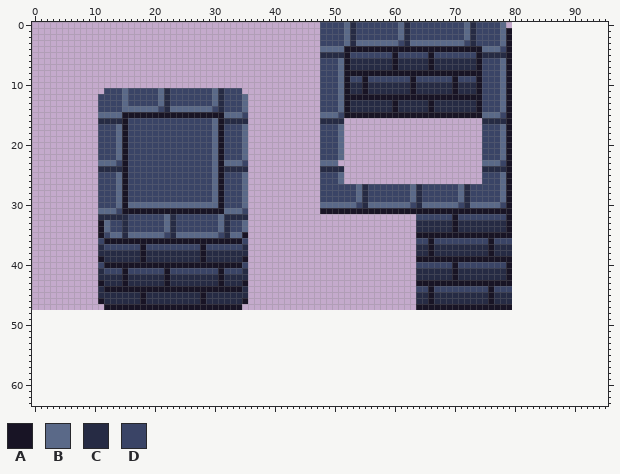
Two versions of one pixel-art file, Assets/Sprites/tilesetwall.aseprite. Above is the file before it was changed.
80x48 pixels, 1 frame. The old version is drawn lined up with the new one, on the new canvas.
Palette (. is transparent): A #181425  B #5a6988  C #262b44  D #3a4466
Pixels before (only the part around the change), first column x 6:
 8 ..........................................DDDBAAAAAAAAAAAAAAAAAAAAAAADDDBA................
 9 ..........................................DDDBADDADDDDDDDADDDDDDADDDADDDBA................
10 ..........................................DDDBACCACCCCCCCACCCCCCACCCADDDBA................
11 ......DDDBDDDDDBCDDDDDDDBCDDD.............DDDBACCACCCCCCCACCCCCCACCCADDDBA................
12 .....DDDDBDDDDDBCDDDDDDDBCDDDB............DDDBAAAAAAAAAAAAAAAAAAAAAAADDDBA................
13 .....DDDDBDDDDDBCDDDDDDDBCDDDB............DDDBACCCCCCCACCCCCACCCCCCCADDDBA................
14 .....DDDDBBBBBBDCBBBBBBBDCDDDB............DDDBACCCCCCCACCCCCACCCCCCCADDDBA................
15 .....BBBBAAAAAAAAAAAAAAAAABBBD............BBBDAAAAAAAAAAAAAAAAAAAAAAABBBDA................
16 .....CCCCADDDDDDDDDDDDDDBACCCC............CCCC.......................CCCCA................
17 .....DDDBADDDDDDDDDDDDDDBADDDB............DDDB.......................DDDBA................
18 .....DDDBADDDDDDDDDDDDDDBADDDB............DDDB.......................DDDBA................
19 .....DDDBADDDDDDDDDDDDDDBADDDB............DDDB.......................DDDBA................
20 .....DDDBADDDDDDDDDDDDDDBADDDB............DDDB.......................DDDBA................
21 .....DDDBADDDDDDDDDDDDDDBADDDB............DDDB.......................DDDBA................
22 .....DDDBADDDDDDDDDDDDDDBADDDB............DDDB.......................DDDBA................
23 .....BBBDADDDDDDDDDDDDDDBABBBD............BBB........................BBBDA................
24 .....CCCCADDDDDDDDDDDDDDBACCCC............CCCC.......................CCCCA................
25 .....DDDBADDDDDDDDDDDDDDBADDDB............DDDB.......................DDDBA................
26 .....DDDBADDDDDDDDDDDDDDBADDDB............DDDB.......................DDDBA................
27 .....DDDBADDDDDDDDDDDDDDBADDDB............DDDDDDBCDDDDDDDBCDDDDDDBCDDDDDBA................
28 .....DDDBADDDDDDDDDDDDDDBADDDB............DDDDDDBCDDDDDDDBCDDDDDDBCDDDDDBA................
29 .....DDDBADDDDDDDDDDDDDDBADDDB............DDDDDDBCDDDDDDDBCDDDDDDBCDDDDDBA................
30 .....DDDBABBBBBBBBBBBBBBBADDDB............BBBBBBDCBBBBBBBDCBBBBBBDCBBBBBDA................
31 .....BBBDAAAAAAAAAAAAAAAAABBBD............AAAAAAAAAAAAAAAAAAAAAAAAAAAAAAAA................
32 .....CCCCCDDDDDDBCDDDDDDDBCCCC............................DDDDDDADDDDDDDDA................
33 .....ABDDCDDDDDDBCDDDDDDDBCDDB............................CCCCCCACCCCCCCCA................
34 .....ABDDCDDDDDDBCDDDDDDDBCDDB............................CCCCCCACCCCCCCCA................
35 .....ADBBCBBBBBBDCBBBBBBBDCBBA............................AAAAAAAAAAAAAAAA................
36 .....DAAAAAAAAAAAAAAAAAAAAAAAD............................DDADDDDDDDDDADDD................
37 .....CDDDDDDADDDDDDDDDADDDDDDC............................CCACCCCCCCCCACCC................
38 .....CCCCCCCACCCCCCCCCACCCCCCC............................CCACCCCCCCCCACCC................
39 .....ACCCCCCACCCCCCCCCACCCCCCA............................AAAAAAAAAAAAAAAA................
40 .....DAAAAAAAAAAAAAAAAAAAAAAAD............................DDDDDDADDDDDDDDA................
41 .....CDDDADDDDDDADDDDDDDDADDDC............................CCCCCCACCCCCCCCA................
42 .....CCCCACCCCCCACCCCCCCCACCCC............................CCCCCCACCCCCCCCA................
43 .....ACCCACCCCCCACCCCCCCCACCCA............................AAAAAAAAAAAAAAAA................
44 .....CAAAAAAAAAAAAAAAAAAAAAAAC............................DDADDDDDDDDDADDD................
45 .....CCCCCCCACCCCCCCCCACCCCCCC............................CCACCCCCCCCCACCC................
46 .....ACCCCCCACCCCCCCCCACCCCCCA............................CCACCCCCCCCCACCC................
47 ......AAAAAAAAAAAAAAAAAAAAAAA.............................AAAAAAAAAAAAAAAA................
48 ..........................................................................................
49 ..........................................................................................
50 ..........................................................................................
51 ..........................................................................................
52 ..........................................................................................
53 ..........................................................................................
54 ..........................................................................................
55 ..........................................................................................
56 ..........................................................................................
57 ..........................................................................................
58 ..........................................................................................
59 ..........................................................................................
60 ..........................................................................................
61 ..........................................................................................
62 ..........................................................................................
63 ..........................................................................................
After:
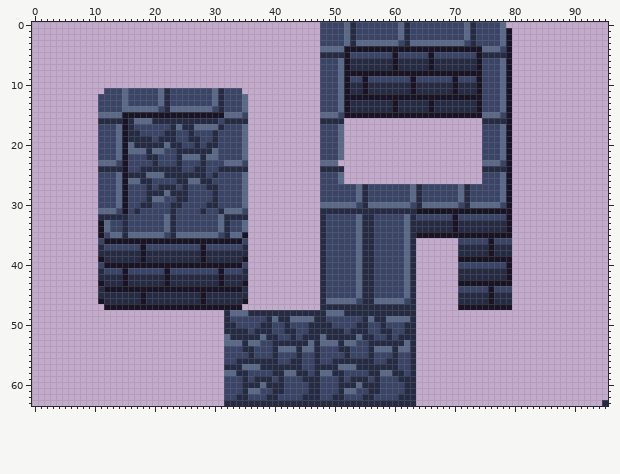
Edits made:
canvas 80x48 -> 96x64
Changed rows in their new state; - is an unchanged pixel.
first column x 16:
16 CBBBCCCCCCCCCCCD----------------------------------------------------------------
17 C------CBCCBBB-C----------------------------------------------------------------
18 CC----CC--C---CD----------------------------------------------------------------
19 CCCC-CCC--CC--CD----------------------------------------------------------------
20 BCCCCCBCC--C-CCD----------------------------------------------------------------
21 BBBCBB--CCCCCC-D----------------------------------------------------------------
22 ---CC---CBBBCB-D----------------------------------------------------------------
23 ----C---C---C-DD----------------------------------------------------------------
24 --CCCCCCC--CC-DC----------------------------------------------------------------
25 CCCBBBCCCCCCC-CD----------------------------------------------------------------
26 BBCC----CCBBCCDD----------------------------------------------------------------
27 ---C-CCC-C---CCD----------------------------------------------------------------
28 ---CCCBCCC----CD----------------------------------------------------------------
29 ---CBB--CC----CD----------------------------------------------------------------
30 DDCCDDDCCDDDDCCD----------------------------------------------------------------
31 DCDDDDDCDDDDCDDC----------------CCCCCCCCCCCCCCCC--------------------------------
32 --------------------------------CDDDDDBCCDDDDDBC--------------------------------
33 --------------------------------CDDDDDBCCDDDDDBC--------------------------------
34 --------------------------------CDDDDDBCCDDDDDBC--------------------------------
35 --------------------------------CDDDDDBCCDDDDDBC--------------------------------
36 --------------------------------CDDDDDBCCDDDDDBC.......-------------------------
37 --------------------------------CDDDDDBCCDDDDDBC.......-------------------------
38 --------------------------------CDDDDDBCCDDDDDBC.......-------------------------
39 --------------------------------CDDDDDBCCDDDDDBC.......-------------------------
40 --------------------------------CDDDDDBCCDDDDDBC.......-------------------------
41 --------------------------------CDDDDDBCCDDDDDBC.......-------------------------
42 --------------------------------CDDDDDBCCDDDDDBC.......-------------------------
43 --------------------------------CDDDDDBCCDDDDDBC.......-------------------------
44 --------------------------------CDDDDDBCCDDDDDBC.......-------------------------
45 --------------------------------CDDDDDBCCDDDDDBC.......-------------------------
46 --------------------------------CBBBBBDCCBBBBBDC.......-------------------------
47 --------------------------------CCCCCCCCCCCCCCCC.......-------------------------
48 ----------------CBBBCCCCCCCCCCCCCBBBCCCCCCCCCCCC--------------------------------
49 ----------------CDDDDDDCBCCBBBBCCDDDDDDCBCCBBBBC--------------------------------
50 ----------------CCDDDDCCDDCDDDCCCCDDDDCCDDCDDDCC--------------------------------
51 ----------------CCCCDCCCDDCCDDCCCCCCDCCCDDCCDDCC--------------------------------
52 ----------------BCCCCCBCCDDCDCCCBCCCCCBCCDDCDCCC--------------------------------
53 ----------------BBBCBBDDCCCCCCBCBBBCBBDDCCCCCCBC--------------------------------
54 ----------------DDDCCDDDCBBBCBBCDDDCCDDDCBBBCBBC--------------------------------
55 ----------------DDDDCDDDCDDDCDDCDDDDCDDDCDDDCDDC--------------------------------
56 ----------------DDCCCCCCCDDCCDDCDDCCCCCCCDDCCDDC--------------------------------
57 ----------------CCCBBBCCCCCCCDDCCCCBBBCCCCCCCDDC--------------------------------
58 ----------------BBCCDDDDCCBBCCDCBBCCDDDDCCBBCCDC--------------------------------
59 ----------------DDDCDCCCDCDDDCCCDDDCDCCCDCDDDCCC--------------------------------
60 ----------------DDDCCCBCCCDDDDCCDDDCCCBCCCDDDDCC--------------------------------
61 ----------------DDDCBBDDCCDDDDCCDDDCBBDDCCDDDDCC--------------------------------
62 ----------------DDCCDDDCCDDDDCCCDDCCDDDCCDDDDCCC--------------------------------
63 ----------------CCCCCCCCCCCCCCCCCCCCCCCCCCCCCCCC-------------------------------C
Pixel boxes of the changes (left, top, right, bottom) in both pictures:
changed: (128, 118, 224, 214)
changed: (224, 208, 458, 406)
added: (602, 400, 608, 406)
